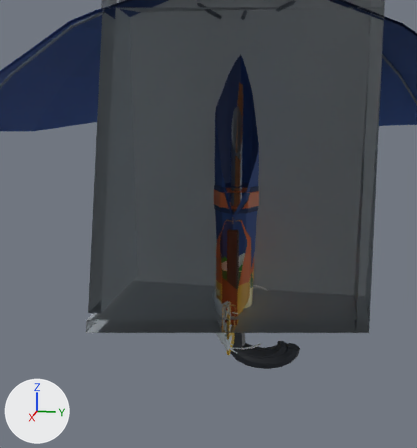
The glTF model game/dist/models/items.glb as it was, and as the next commit left it.
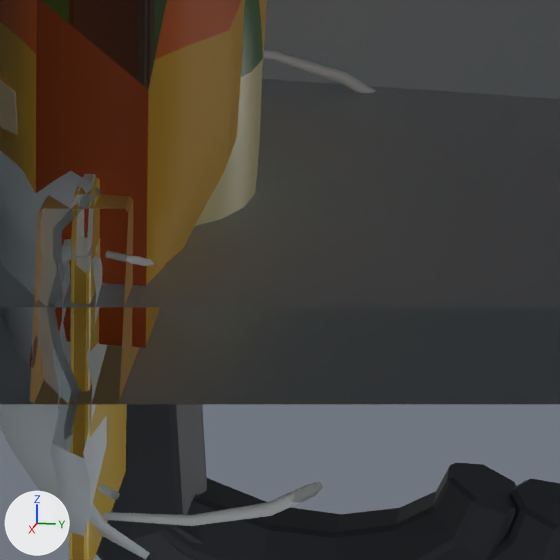
Old and new are each drawn from a camera (50 mm lens) standing at (0.5423, 0.0812, 0.228) and looking at (-0.0118, -0.0297, 0.0895) and again close up on the part from 52% to 70% of the width and 62% to 79% of the height. The axes (+X, +Y, +Z) are drawn at lower left. The lights are the same throughout. The older version's two pictures come first. Everything nearer to the camera than a plane just in front of the edit is cut away.

Objects in the first close-up: 'FURN_Locker__Body', 'ITM04_Card', 'ITM06_Mask', 'ITM06_MaskFolded', 'ITM09_Umbrella', 'ITM09_UmbrellaOpen', 'ITM12_BananaMilk', 'ITM12_Chocolate', 'ITM12_SnackBag', 'ITM12_Yanggaeng', 'ITM13_RouteMap'.
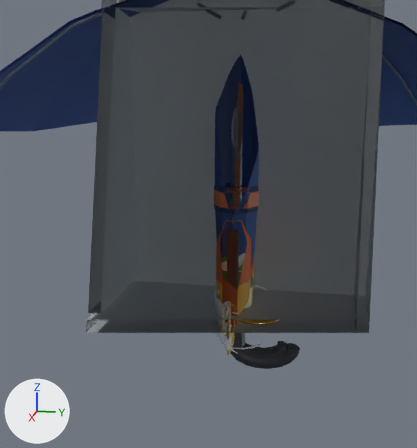
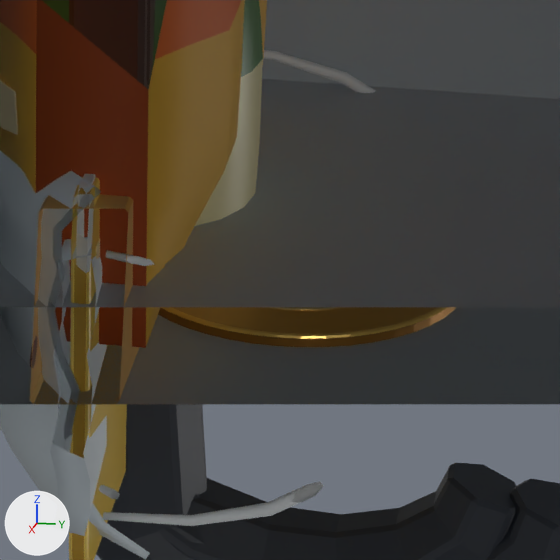
The change, as a diff of the scene's bpy script:
```diff
--- a/game/dist/models/items.glb.py
+++ b/game/dist/models/items.glb.py
@@ mat_itm_coinbody @@
+mat_itm_coinbody = principled_material('ITM_CoinBody')
+mat_itm_coinbody.base_color = (0.694, 0.352, 0.0409)  # orange #d9a039
+mat_itm_coinbody.metallic = 0.55
+mat_itm_coinbody.roughness = 0.4
@@ mat_itm_coinlit @@
+mat_itm_coinlit = principled_material('ITM_CoinLit')
+mat_itm_coinlit.base_color = (0.888, 0.571, 0.133)  # orange #f2c766
+mat_itm_coinlit.metallic = 0.55
+mat_itm_coinlit.roughness = 0.3
@@ mat_itm_coinfield @@
+mat_itm_coinfield = principled_material('ITM_CoinField')
+mat_itm_coinfield.base_color = (0.956, 0.723, 0.275)  # yellow #fadd8f
+mat_itm_coinfield.metallic = 0.48
+mat_itm_coinfield.roughness = 0.26
@@ mat_itm_coindeep @@
+mat_itm_coindeep = principled_material('ITM_CoinDeep')
+mat_itm_coindeep.base_color = (0.397, 0.178, 0.0232)  # brown #a9752a
+mat_itm_coindeep.metallic = 0.55
+mat_itm_coindeep.roughness = 0.46
@@ me_itm02_coin @@
+me_itm02_coin.from_pydata(...)  # 1404 vertices, 2780 faces; spans x -0.023..0.023, y 0.0..0.046, z -0.0028..0.0028
+# faces by material slot: [84, 2000, 352, 344]
+me_itm02_coin.materials.append(mat_itm_coinbody)  # orange #d9a039
+me_itm02_coin.materials.append(mat_itm_coindeep)  # brown #a9752a
+me_itm02_coin.materials.append(mat_itm_coinlit)  # orange #f2c766
+me_itm02_coin.materials.append(mat_itm_coinfield)  # yellow #fadd8f
@@ ob_itm02_coin @@
+ob_itm02_coin = bpy.data.objects.new('ITM02_Coin', me_itm02_coin)
+ob_itm02_coin.location = (0.0, 0.0, 0.0)
```

Location of each change, [x1, y1, x2, y2] in pixels of the close-ups (560 x 560 px):
'ITM02_Coin', added: after [158, 307, 456, 347]
    faces in mat_itm_coinbody (orange #d9a039): [171, 307, 438, 334]
    faces in mat_itm_coindeep (brown #a9752a): [158, 307, 456, 347]
    faces in mat_itm_coinlit (orange #f2c766): [161, 307, 447, 339]
    faces in mat_itm_coinfield (yellow #fadd8f): [267, 307, 343, 310]
